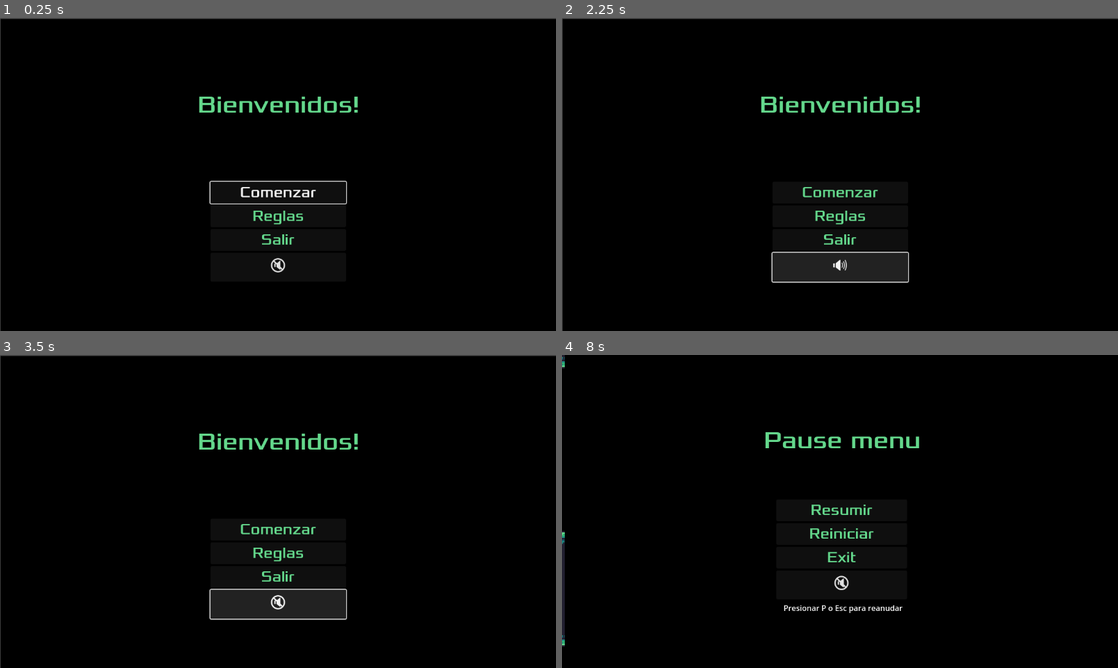
Above: before the commit, frames 1-4 (two rows, left to right).
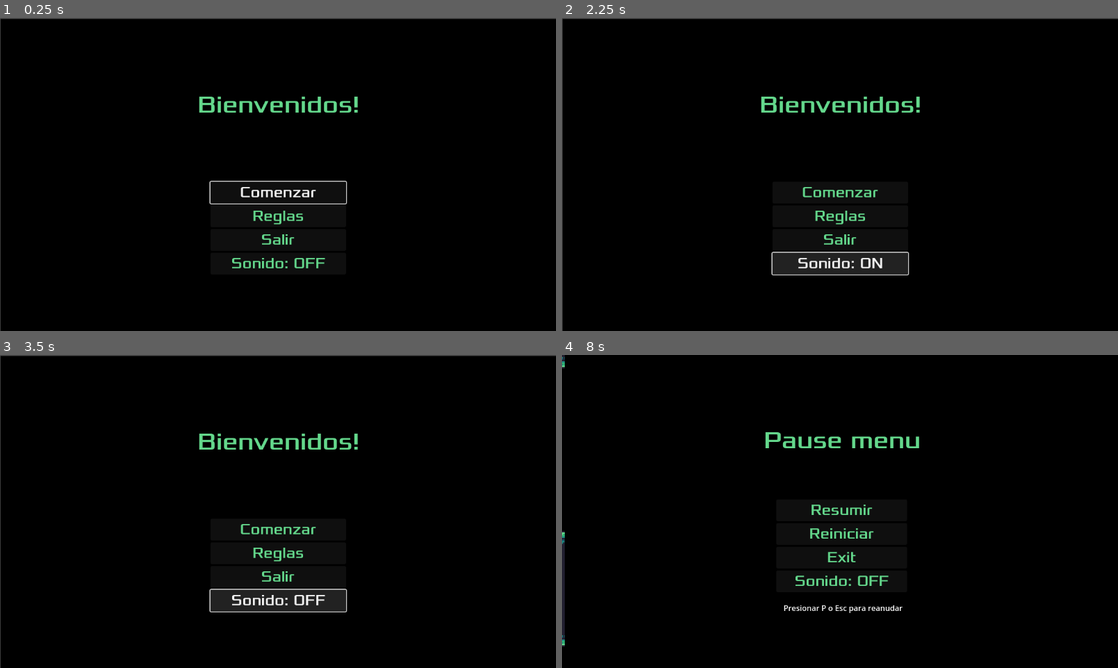
Above: after the commit, the same moments.

Repository: itsjoacor/Boss2
Game: Godot game, scene res://Menu/Main Menu/main_menu.tscn
Two runs of this game, one before a commit and one after it. Both use one fixed random seed, a clock stepped at 60 frames per second and the inputs below. Sound files missing from this copy of the repository are replaced by a short silence.
Inputs:
- Up to frame 1 (0.25 s): no input
- Up to frame 2 (2.25 s): click "Reglas" at 0.5 s; click "Atras" at 1.25 s; click "🔇" (after the commit: "Sonido: OFF") at 2 s
- Up to frame 3 (3.5 s): click "🔊" (after the commit: "Sonido: ON") at 2.75 s
- Up to frame 4 (8 s): click "Comenzar" at 3.5 s; tap Enter (ui_accept) at 4.25 s; hold D (move_right) 4.28-5.78 s; tap J (jump) at 4.52, 5.27, 6.77, 7.52 s; hold A (move_left) 5.78-6.53 s; hold D (move_right) from 6.53 s (still down); tap P (pause) at 7.9 s

The runs differ from the first frame. In frame 1, 0.3% of the frame differs, in the area x 41-59%, y 76-82%; in frame 2, 0.9%; in frame 3, 1.0%, in the area x 37-63%, y 76-85%; in frame 4, 0.3%.

Commit message:
SONIDO:OFFON + RULES

Diff:
--- a/NewGmePlattformer/Menu/Main Menu/main_menu.gd
+++ b/NewGmePlattformer/Menu/Main Menu/main_menu.gd
@@ -19,13 +19,13 @@
 	Global.is_muted = !Global.is_muted
 	if Global.is_muted:
 		AudioServer.set_bus_mute(AudioServer.get_bus_index("Master"), true)
-		$Options/MuteButton.text = "🔊"
+		$Options/MuteButton.text = "Sonido: ON"
 	else:
 		AudioServer.set_bus_mute(AudioServer.get_bus_index("Master"), false)
-		$Options/MuteButton.text = "🔇"
+		$Options/MuteButton.text = "Sonido: OFF"
 
 func _update_mute_button():
 	if Global.is_muted:
-		$Options/MuteButton.text = "🔊"
+		$Options/MuteButton.text = "Sonido: ON"
 	else:
-		$Options/MuteButton.text = "🔇"
+		$Options/MuteButton.text = "Sonido: OFF"
--- a/NewGmePlattformer/Menu/Main Menu/main_menu.tscn
+++ b/NewGmePlattformer/Menu/Main Menu/main_menu.tscn
@@ -53,6 +53,7 @@
 
 [node name="MuteButton" type="Button" parent="Options"]
 layout_mode = 2
+theme_override_colors/font_color = Color(0.392157, 0.847059, 0.54902, 1)
 theme_override_fonts/font = ExtResource("2_tvur4")
 theme_override_font_sizes/font_size = 30
 text = "Silenciar"
--- a/NewGmePlattformer/Menu/Pause Menu/pause_menu.gd
+++ b/NewGmePlattformer/Menu/Pause Menu/pause_menu.gd
@@ -78,9 +78,9 @@
 
 func _update_mute_button():
 	if Global.is_muted:
-		$CenterContainer/MuteButton.text = "🔊"
+		$CenterContainer/MuteButton.text = "Sonido: ON"
 	else:
-		$CenterContainer/MuteButton.text = "🔇"
+		$CenterContainer/MuteButton.text = "Sonido: OFF"
 
 func _on_mute_button_pressed():
 	Global.is_muted = !Global.is_muted
--- a/NewGmePlattformer/Menu/Pause Menu/pause_menu.tscn
+++ b/NewGmePlattformer/Menu/Pause Menu/pause_menu.tscn
@@ -61,6 +61,7 @@
 
 [node name="MuteButton" type="Button" parent="CenterContainer"]
 layout_mode = 2
+theme_override_colors/font_color = Color(0.392157, 0.847059, 0.54902, 1)
 theme_override_fonts/font = ExtResource("3_hf0nn")
 theme_override_font_sizes/font_size = 30
 text = "Silenciar"
--- a/NewGmePlattformer/Menu/Rules/Rules.tscn
+++ b/NewGmePlattformer/Menu/Rules/Rules.tscn
@@ -1,6 +1,7 @@
-[gd_scene load_steps=4 format=3 uid="uid://df88088ffsrkl"]
+[gd_scene load_steps=5 format=3 uid="uid://df88088ffsrkl"]
 
 [ext_resource type="Script" uid="uid://5saj5wqj5gmf" path="res://Menu/Rules/rules.gd" id="1_ui552"]
+[ext_resource type="Texture2D" uid="uid://t05ka2yniq7u" path="res://assets/Fonts/Reglas.png" id="2_d18e4"]
 [ext_resource type="FontFile" uid="uid://c50a1jx4w8g1" path="res://assets/Fonts/Xolonium-Regular.ttf" id="2_gbofm"]
 [ext_resource type="Texture2D" uid="uid://c2iinvpqxk5so" path="res://assets/player.png" id="2_wd6ui"]
 
@@ -12,11 +13,18 @@
 scale = Vector2(18.1094, 10.1719)
 texture = ExtResource("2_wd6ui")
 
-[node name="TitleLabel" type="Label" parent="."]
-offset_left = 7.0
-offset_top = 30.0
-offset_right = 1155.0
-offset_bottom = 85.0
+[node name="CanvasLayer" type="CanvasLayer" parent="."]
+
+[node name="Sprite2D" type="Sprite2D" parent="CanvasLayer"]
+position = Vector2(586, 300)
+scale = Vector2(0.930881, 0.853588)
+texture = ExtResource("2_d18e4")
+
+[node name="TitleLabel" type="Label" parent="CanvasLayer"]
+offset_left = 483.0
+offset_top = 18.0
+offset_right = 661.0
+offset_bottom = 79.0
 theme_type_variation = &"HeaderLarge"
 theme_override_colors/font_color = Color(0.392157, 0.847059, 0.54902, 1)
 theme_override_fonts/font = ExtResource("2_gbofm")
@@ -24,33 +32,13 @@
 text = "Reglas"
 horizontal_alignment = 1
 
-[node name="Rules" type="Label" parent="."]
-offset_left = 210.0
-offset_top = 93.0
-offset_right = 947.0
-offset_bottom = 541.0
-theme_type_variation = &"HeaderLarge"
-theme_override_fonts/font = ExtResource("2_gbofm")
-text = "
-🧍‍♂️ Movimiento
-Moverse a la izquierda con ⬅️ ó (A)
-Moverse a la derecha con ➡️ó (D)
+[node name="Options" type="VBoxContainer" parent="CanvasLayer"]
+offset_left = 489.0
+offset_top = 542.0
+offset_right = 667.0
+offset_bottom = 701.0
 
-🕴️ Saltar
-Saltar con ⬆️ (W), ó usando la barra espaciadora.
-
-💎 Objetivo
-Recolectá la mayor cantidad de gemas posibles.
-Llegá al final del nivel sin caerte al vacío 🚫🕳️"
-horizontal_alignment = 1
-
-[node name="Options" type="VBoxContainer" parent="."]
-offset_left = 499.0
-offset_top = 535.0
-offset_right = 665.0
-offset_bottom = 639.0
-
-[node name="Comenzar" type="Button" parent="Options"]
+[node name="Comenzar" type="Button" parent="CanvasLayer/Options"]
 layout_mode = 2
 theme_override_colors/font_hover_pressed_color = Color(0, 0, 0, 1)
 theme_override_colors/font_color = Color(0.392157, 0.847059, 0.54902, 1)
@@ -58,12 +46,12 @@
 theme_override_font_sizes/font_size = 30
 text = "Comenzar"
 
-[node name="Atras" type="Button" parent="Options"]
+[node name="Atras" type="Button" parent="CanvasLayer/Options"]
 layout_mode = 2
 theme_override_colors/font_color = Color(0.392157, 0.847059, 0.54902, 1)
 theme_override_fonts/font = ExtResource("2_gbofm")
 theme_override_font_sizes/font_size = 30
 text = "Atras"
 
-[connection signal="pressed" from="Options/Comenzar" to="." method="_on_comenzar_pressed"]
-[connection signal="pressed" from="Options/Atras" to="." method="_on_atras_pressed"]
+[connection signal="pressed" from="CanvasLayer/Options/Comenzar" to="." method="_on_comenzar_pressed"]
+[connection signal="pressed" from="CanvasLayer/Options/Atras" to="." method="_on_atras_pressed"]
--- a/NewGmePlattformer/Menu/Rules/rules.gd
+++ b/NewGmePlattformer/Menu/Rules/rules.gd
@@ -2,8 +2,8 @@
 
 
 func _ready():
-	$Options/Atras.grab_focus()
-
+	$CanvasLayer/Options/Comenzar.grab_focus()
+	$CanvasLayer/Options/Atras.grab_focus()
 
 func _on_fullscreen_button_pressed():
 	if DisplayServer.window_get_mode() == DisplayServer.WINDOW_MODE_FULLSCREEN:
Binary file added: NewGmePlattformer/assets/Fonts/Reglas.png
Not shown, added: NewGmePlattformer/assets/Fonts/Reglas.png.import
Not shown, added: NewGmePlattformer/assets/Record.txt
